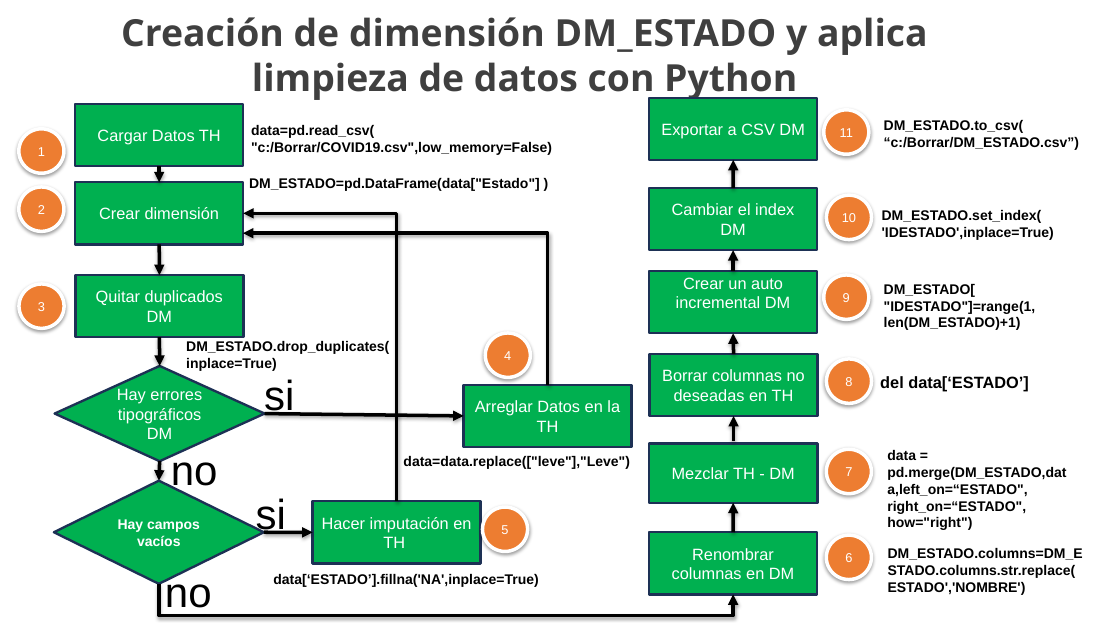
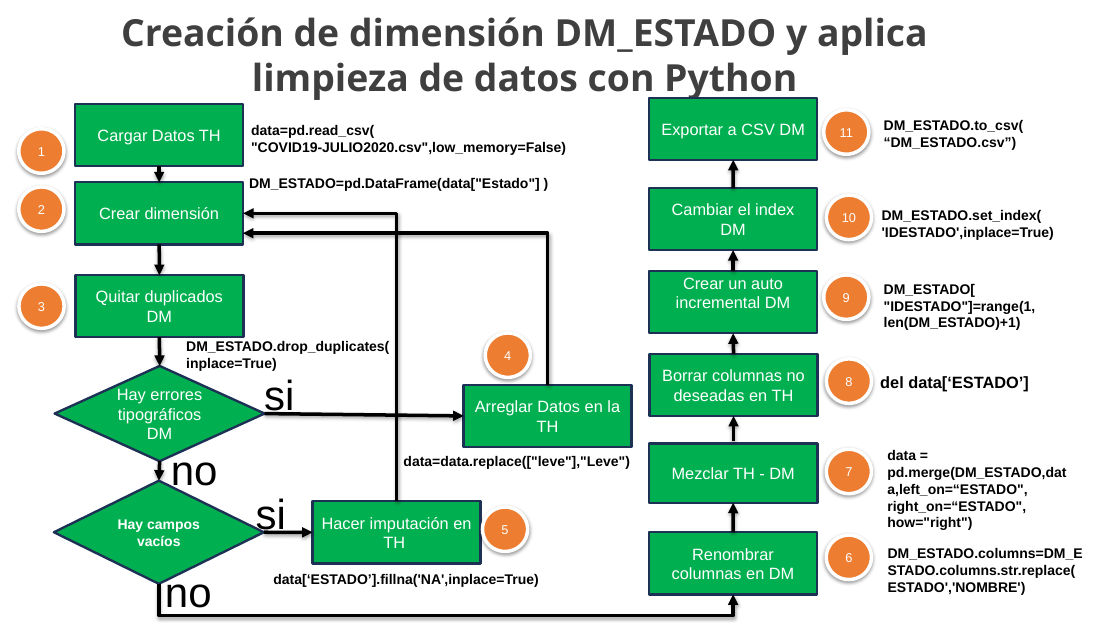
Before and after one commit to fegasu/tcprogAnalitica, a slide deck: slide 4 of PLimpieza de datos.pptx. Drawn at 1120x630 pixels with LibreOffice and Linux fonts; fonts in the diff are those of the drawing; background and template pictures are left out. Boxes give left, top, right and bottom in pixels: in the first picture for what was removed or moved away, otherwise in the second. Text is boxed around its words. In the diff, an @@ line names an element or a change of style, - is before the commit and + after.

```diff
--- a/PLimpieza de datos.pptx
+++ b/PLimpieza de datos.pptx
@@ text at (251, 142, 566, 155): text changed @@
-"c:/Borrar/COVID19.csv",low_memory=False)
+"COVID19-JULIO2020.csv",low_memory=False)
@@ text at (884, 137, 1017, 150): text changed @@
-“c:/Borrar/DM_ESTADO.csv”)
+“DM_ESTADO.csv”)
```
Also in this commit, not shown: 1 other file.
